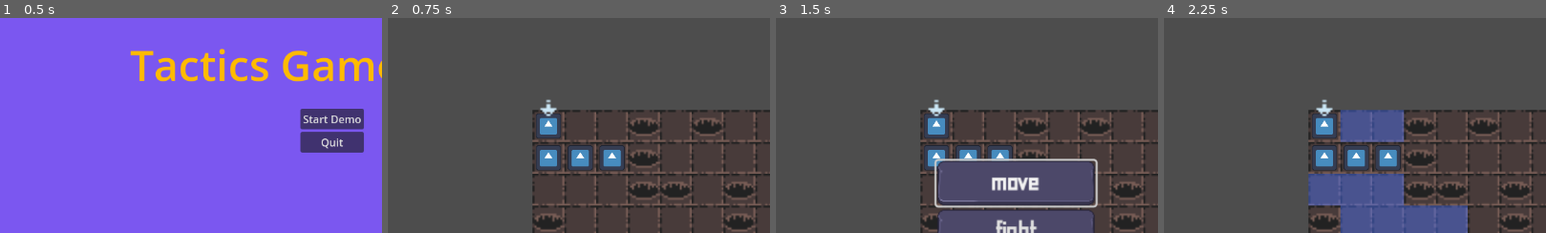
Above: before the commit, frames 1-4 (left to right).
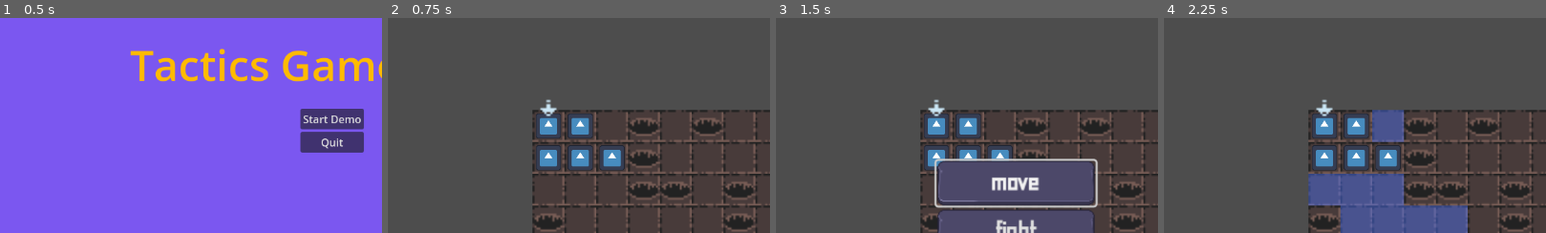
Above: after the commit, the same moments.

Repository: brianhall1313/dungeon-tactics
Game: Godot game, scene res://Scene/start_screen.tscn
Two runs of this game, one before a commit and one after it. Both use one fixed random seed, a clock stepped at 60 frames per second and the inputs below. The engine's default icon, where the game draws it, is replaced by a stand-in: a white triangle on a blue panel in a dark square.
Inputs (mouse positions are % of the whole screen's width and height, from its top left):
- Up to frame 1 (0.5 s): no input
- Up to frame 2 (0.75 s): click "Start Demo" at 0.5 s
- Up to frame 3 (1.5 s): tap Enter at 1.25 s; move the mouse to (83, 15) at 1.27 s
- Up to frame 4 (2.25 s): click "move" at 2 s
The pictures show only the part of the screen within x 7-57%, y 25-75%; the shares and areas given below are measured in that part.

Frame 1 is identical in both runs. In frame 2, 0.5% of the frame differs, in the area x 47-54%, y 44-56%; in frame 3, 0.5%; in frame 4, 1.3%, in the area x 46-55%, y 42-58%.

Commit message:
Change how equipment was handled, combined bestiary and class dictionary into just a class dictionary

Diff:
--- a/Global/Global.gd
+++ b/Global/Global.gd
@@ -3,7 +3,7 @@
 var current_state:State
 var dead_position:Vector2
 var debug:bool = true
-var Character=preload("res://Scene/Character.tscn")
+var character=preload("res://Scene/Character.tscn")
 var cell_size:int = 16
 var current_level:int = 0
 @onready var free_spaces:Array=[4]
--- a/Resources/beast_weapons.gd
+++ /dev/null
@@ -1,24 +0,0 @@
-extends Node
-@export var beast_weapons:Dictionary={}
-@export var data_path="res://Resources/beast_weapons.json"
-# Called when the node enters the scene tree for the first time.
-func _ready():
-	beast_weapons=load_json()
-	if beast_weapons:
-		print('beast_weapons loaded')
-	else:
-		print('failed to load beast_weapons')
-
-func load_json():
-	if FileAccess.file_exists(data_path):
-		var data_file=FileAccess.open(data_path,FileAccess.READ)
-		var parsed_data=JSON.parse_string(data_file.get_as_text())
-		if parsed_data is Dictionary:
-			#print(parsed_data)
-			return parsed_data
-		else:
-			print('parsed data is not a dictionary')
-			return false
-	else:
-		print('Json parse error:file does not exist')
-		return false
--- a/Resources/beast_weapons.json
+++ /dev/null
@@ -1,4 +0,0 @@
-{
-"Bear claws":{"name":"Bear Claws","hands":2,"range":1,"attack_bonus":0,"damage_bonus":2,"add_effects":[]},
-"Bite":{"name":"Bite","hands":2,"range":1,"attack_bonus":0,"damage_bonus":1,"add_effects":[]},
-}
--- a/Resources/bestiary.gd
+++ /dev/null
@@ -1,24 +0,0 @@
-extends Node
-@export var bestiary:Dictionary={}
-@export var data_path="res://Resources/bestiary.json"
-# Called when the node enters the scene tree for the first time.
-func _ready():
-	bestiary=load_json()
-	if bestiary:
-		print('bestiary loaded')
-	else:
-		print('failed to load bestiary')
-
-func load_json():
-	if FileAccess.file_exists(data_path):
-		var data_file=FileAccess.open(data_path,FileAccess.READ)
-		var parsed_data=JSON.parse_string(data_file.get_as_text())
-		if parsed_data is Dictionary:
-			#print(parsed_data)
-			return parsed_data
-		else:
-			print('parsed data is not a dictionary')
-			return false
-	else:
-		print('Json parse error:file does not exist')
-		return false
--- a/Resources/bestiary.json
+++ /dev/null
@@ -1,4 +0,0 @@
-{
-	"Bear":{"class_name":"Bear","tags":["animal","large","strong"],"move":6,"combat":4,"ranged_combat":0,"armor":12,"will":0,"health":14,"equipment":["Bear claws"],"spells":[],"abilities":[],"experience":0,"cost":0},
-	"Wolf":{"class_name":"Wolf","tags":["animal","group fighter"],"move":8,"combat":1,"ranged_combat":0,"armor":10,"will":0,"health":8,"equipment":["Bite"],"spells":[],"abilities":[],"experience":0,"cost":0}
-}
--- a/Resources/class_data.json
+++ b/Resources/class_data.json
@@ -14,5 +14,8 @@
 "templar":{"class_name":"Templar","tags":["humanoid"],"move":6,"combat":4,"ranged_combat":0,"armor":10,"will":1,"health":12,"equipment":["great_weapon","heavy_armor"],"spells":[],"abilities":[],"experience":0,"cost":125},
 "ranger":{"class_name":"Ranger","tags":["humanoid"],"move":7,"combat":2,"ranged_combat":2,"armor":10,"will":2,"health":12,"equipment":["bow","hand_weapon","quiver","light_armor"],"spells":[],"abilities":[],"experience":0,"cost":125},
 "barbarian":{"class_name":"Barbarian","tags":["humanoid"],"move":6,"combat":4,"ranged_combat":0,"armor":10,"will":3,"health":14,"equipment":["great_weapon","dagger"],"spells":[],"abilities":[],"experience":0,"cost":125},
-"marksman":{"class_name":"Marksman","tags":["humanoid"],"move":6,"combat":2,"ranged_combat":2,"armor":10,"will":1,"health":12,"equipment":["crossbow","quiver","hand_weapon","heavy_armor"],"spells":[],"abilities":[],"experience":0,"cost":125}
+"marksman":{"class_name":"Marksman","tags":["humanoid"],"move":6,"combat":2,"ranged_combat":2,"armor":10,"will":1,"health":12,"equipment":["crossbow","quiver","hand_weapon","heavy_armor"],"spells":[],"abilities":[],"experience":0,"cost":125},
+"Bear":{"class_name":"Bear","tags":["animal","large","strong"],"move":6,"combat":4,"ranged_combat":0,"armor":12,"will":0,"health":14,"equipment":["bear claws"],"spells":[],"abilities":[],"experience":0,"cost":0},
+"Wolf":{"class_name":"Wolf","tags":["animal","group fighter"],"move":8,"combat":1,"ranged_combat":0,"armor":10,"will":0,"health":8,"equipment":["bite"],"spells":[],"abilities":[],"experience":0,"cost":0},
+
 }
--- a/Resources/range_finder.gd
+++ b/Resources/range_finder.gd
@@ -15,7 +15,7 @@
 func targets_in_range_basic(board_state, character):
 	construct_astar()
 	var targets:Array=[]
-	var attack_range=character.equipment[character.current_weapon]['range']
+	var attack_range=Weapons.weapons_dictionary[character.equipment[character.current_weapon]]['range']
 	for row in range(len(board_state)):
 		for column in range(len(board_state[0])):
 			var range_to_tile=abs(row-character.grid_position.x)+abs(column-character.grid_position.y)
@@ -29,7 +29,7 @@
 func targets_in_full_range(board_state,character):
 	construct_astar()
 	var targets:Array=[]
-	var attack_range=character.equipment[character.current_weapon]['range']+character.move
+	var attack_range=Weapons.weapons_dictionary[character.equipment[character.current_weapon]]['range']+character.move
 	for row in range(len(board_state)):
 		for column in range(len(board_state[0])):
 			var range_to_tile=abs(row-character.grid_position.x)+abs(column-character.grid_position.y)
@@ -60,7 +60,7 @@
 func targets_from_space(board_state,character,space):
 	construct_astar()
 	var targets:Array=[]
-	var attack_range=character.equipment[character.current_weapon]['range']
+	var attack_range=Weapons.weapons_dictionary[character.equipment[character.current_weapon]]['range']
 	for row in range(len(board_state)):
 		for column in range(len(board_state[0])):
 			var range_to_tile=abs(row-space.x)+abs(column-space.y)
@@ -106,7 +106,7 @@
 
 
 func tiles_in_attack_range(board_state,character):
-	var attack_range:int=character.equipment[character.current_weapon]['range']+1
+	var attack_range:int=Weapons.weapons_dictionary[character.equipment[character.current_weapon]]['range']+1
 	var tiles_in_range:Array=[]
 	var test_path
 	construct_astar()
--- a/Resources/spells_and_abilities.gd
+++ b/Resources/spells_and_abilities.gd
@@ -37,9 +37,9 @@
 						'job':job,
 						'spells':[],
 						'abilities':[],
-						'tags':Bestiary.bestiary[job]['tags'],
-						'equipment':Bestiary.bestiary[job]["equipment"],
-						'stats':Bestiary.bestiary[job]
+						'tags':ClassData.class_dictionary[job]['tags'],
+						'equipment':ClassData.class_dictionary[job]["equipment"],
+						'stats':ClassData.class_dictionary[job]
 						}
 	GlobalSignalBus.summoning.emit(summon)
 
--- a/Resources/weapons.json
+++ b/Resources/weapons.json
@@ -1,9 +1,11 @@
 {"dagger":{"name":"Dagger","hands":1,"range":1,"attack_bonus":0,"damage_bonus":-1,"add_effects":[]},
 "unarmed":{"name":"Unarmed","hands":2,"range":1,"attack_bonus":-2,"damage_bonus":-2,"add_effects":[]},
 "sword":{"name":"Sword","hands":1,"range":1,"attack_bonus":0,"damage_bonus":0,"add_effects":[]},
-"axe":{"name":"Axe","hands":1,"range":1,"attack_bonus":-1,"damage_bonus":1,"add_effects":[]},
+"axe":{"name":"Axe","hands":1,"range":1,"attack_bonus":-1,"damage_bonus":2,"add_effects":[]},
 "great_weapon":{"name":"Greatsword","hands":2,"range":1,"attack_bonus":0,"damage_bonus":2,"add_effects":[]},
-"staff":{"name":"Staff","hands":2,"range":1,"attack_bonus":0,"damage_bonus":-1,"add_effects":["staff_defense_bonus"]},
+"staff":{"name":"Staff","hands":2,"range":1,"attack_bonus":0,"damage_bonus":-1,"add_effects":[]},
 "bow":{"name":"Bow","hands":2,"range":5,"attack_bonus":0,"damage_bonus":0,"add_effects":[]},
 "crossbow":{"name":"Crossbow","hands":2,"range":5,"attack_bonus":0,"damage_bonus":2,"add_effects":[],"reload":false},
+"bear claws":{"name":"Bear Claws","hands":2,"range":1,"attack_bonus":0,"damage_bonus":2,"add_effects":[]},
+"bite":{"name":"Bite","hands":2,"range":1,"attack_bonus":0,"damage_bonus":1,"add_effects":[]},
 }
--- a/Scene/Character.gd
+++ b/Scene/Character.gd
@@ -1,3 +1,4 @@
+class_name Character
 extends AnimatedSprite2D
 
 @export var character_name:String="Default"
@@ -13,11 +14,12 @@
 @export var health:int = 5
 @export var current_health:int=health
 @export var current_weapon:String="weapon"
-@export var equipment:Dictionary={'weapon':{'name':'dagger','range':1,'attack_bonus':1,'damage_bonus':-1},
-									'ranged_weapon':{'name':'Bow','range':5,'attack_bonus':1,'damage_bonus':0},
-									'armor':{'name':'shirt','bonus':0},
-									'accessory 1':{},
-									'accessory 2':{}
+@export var equipment:Dictionary={'weapon':'dagger',
+									'ranged_weapon':'Bow',
+									'off_hand':'',
+									'armor':'unarmored',
+									'accessory 1':'',
+									'accessory 2':''
 									}
 @export var spells:Array=[]
 @export var abilities:Array=[]
@@ -56,41 +58,24 @@
 	if 'tags' in character_data:
 		self.tags=character_data['tags']
 	else:
-		if 'humanoid' in tags:
-			self.tags=ClassData.class_dictionary[self.job]['tags'].duplicate()
-		else:
-			self.tags=Bestiary[self.job]['tags'].duplicate()
+		self.tags=ClassData.class_dictionary[self.job]['tags'].duplicate()
 	if 'stats' in character_data:
 		stat_setup(character_data['stats'])
 	else:
-		if 'humanoid' in tags:
-			stat_setup(ClassData.class_dictionary[self.job])
-		else:
-			stat_setup(Bestiary[self.job])
+		stat_setup(ClassData.class_dictionary[self.job])
+
 	if 'equipment' in character_data:
-		if 'humanoid' in tags:
-			equipment_setup(character_data['equipment'])
-		else:
-			equipment['weapon']=BeastWeapons.beast_weapons[character_data['equipment'][0]].duplicate()
-	else:
-		if 'humanoid' in tags:
-			equipment_setup(ClassData.class_dictionary[self.job]['equipment'])
-		else:
-			equipment['weapon']=BeastWeapons.beast_weapons[Bestiary[self.job]['equipment'][0]].duplicate()
+		equipment_setup(character_data['equipment'])
+	else:
+		equipment_setup(ClassData.class_dictionary[self.job]['equipment'])
 	if 'spells' in character_data:
 		spell_setup(character_data['spells'])
 	else:
-		if 'humanoid' in tags:
-			spell_setup(ClassData.class_dictionary[self.job]['spells'])
-		else:
-			spell_setup(Bestiary[self.job]['spells'])
+		spell_setup(ClassData.class_dictionary[self.job]['spells'])
 	if 'abilities' in character_data:
 		ability_setup(character_data['abilities'])
 	else:
-		if 'humanoid' in tags:
-			ability_setup(ClassData.class_dictionary[self.job]['abilities'])
-		else:
-			ability_setup(Bestiary[self.job]['abilities'])
+		ability_setup(ClassData.class_dictionary[self.job]['abilities'])
 	select_weapon(false)
 	turn_start()
 
@@ -108,20 +93,23 @@
 func equipment_setup(new_equipment:Array):
 	equipment={}
 	for x in new_equipment:
-		print(x)
 		if Weapons.weapons_dictionary.has(x):
 			if Weapons.weapons_dictionary[x]['range']<2:
-				equipment['weapon']=Weapons.weapons_dictionary[x].duplicate()
+				equipment['weapon']=x
 			else:
-				equipment['ranged_weapon']=Weapons.weapons_dictionary[x].duplicate()
+				equipment['ranged_weapon']=x
 		elif Armor.armor_dictionary.has(x):
-			equipment[x]=Armor.armor_dictionary[x].duplicate()
+			if Armor.armor_dictionary[x]["type"]=='shield':
+				self.equipment['off_hand']=x
+			else:
+				equipment['armor']=x
 	print(equipment)
 	calculate_armor()
 	if equipment.has('weapon'):
 		current_weapon = 'weapon'
 	else:
-		equipment['weapon']=Weapons.weapons_dictionary['unarmed'].duplicate()
+		equipment['weapon']='unarmed'
+		current_weapon ='weapon'
 	if equipment.has('ranged_weapon'):
 		current_weapon = 'ranged_weapon'
 
@@ -147,14 +135,14 @@
 func get_attack():
 	var bonus:int
 	if current_weapon=='weapon':
-		bonus=equipment[current_weapon]['attack_bonus']+combat
-	else:
-		bonus=equipment[current_weapon]['attack_bonus']+ranged_combat
+		bonus=Weapons.weapons_dictionary[equipment[current_weapon]]['attack_bonus']+combat
+	else:
+		bonus=Weapons.weapons_dictionary[equipment[current_weapon]]['attack_bonus']+ranged_combat
 	return bonus
 
 func get_damage_bonus():
 	var bonus:int
-	bonus=equipment[current_weapon]['damage_bonus']
+	bonus=Weapons.weapons_dictionary[equipment[current_weapon]]['damage_bonus']
 	return bonus
 
 func turn(turn_action):
@@ -214,11 +202,11 @@
 
 func calculate_armor():
 	for x in equipment:
-		if equipment[x].has("type"):
-			if equipment[x].has("bonus"):
-				self.armor+=equipment[x]["bonus"]
-			if equipment[x].has("move_modifier"):
-				self.move+=equipment[x]['move_modifier']
+		if equipment[x] in Armor.armor_dictionary:
+			self.armor += Armor.armor_dictionary[equipment[x]]['bonus']
+		elif equipment[x] == 'staff':
+			#Staff armor bonus
+			self.armor += 1
 
 
 func export_save_data():
@@ -226,7 +214,7 @@
 		"character_name":self.character_name,
 		"job":self.job,
 		"tags":self.tags.duplicate(),
-		"equipment":self.equipment.duplicate(true),
+		"equipment":self.equipment.duplicate(),
 		"spells":self.spells.duplicate(),
 		"abilities":self.abilities.duplicate(),
 		"experience":self.experience,
--- a/Scene/Map.gd
+++ b/Scene/Map.gd
@@ -5,8 +5,6 @@
 @onready var battle_lists=$battle_lists
 @onready var players_list
 @onready var enemies_list
-@onready var selected_ui=$CanvasLayer/selected_character_info
-@onready var targeted_ui=$CanvasLayer/targeted_character_info
 @onready var action:String=''
 
 var dir:Dictionary={"Down":Vector2i(0,1),"Up":Vector2i(0,-1),"Left":Vector2i(-1,0),"Right":Vector2i(1,0)}
@@ -26,7 +24,12 @@
 
 var in_attack_range:Array=[]
 
-
+signal update_selected_ui(character)
+signal show_selected_ui
+signal hide_selected_ui
+signal update_targeted_ui(character)
+signal show_targeted_ui
+signal hide_targeted_ui
 signal pass_board_state(board)
 signal ai_list_handover(list)
 # Called when the node enters the scene tree for the first time.
@@ -50,12 +53,7 @@
 	rangedfightstar=AStarGrid2D.new()
 
 	GlobalSignalBus.update_board.emit()
-	ui_update()
-# Called every frame. 'delta' is the elapsed time since the previous frame.
-
-
-func _process(_delta):
-	pass
+
 
 func connected_to_signal_bus():
 	GlobalSignalBus.connect('update_board',_on_update_board)
@@ -155,23 +153,23 @@
 		if current_character:
 			if is_character==current_character:
 				selected_character=is_character
-				selected_ui.update(selected_character)
-				selected_ui.show()
-				targeted_ui.hide()
+				update_selected_ui.emit(selected_character)
+				show_selected_ui.emit()
+				hide_targeted_ui.emit()
 
 			else:
 				targeted_character=is_character
-				targeted_ui.update(targeted_character)
-				targeted_ui.show()
+				update_targeted_ui.emit(targeted_character)
+				show_targeted_ui.emit()
 		else:
 			selected_character=is_character
-			selected_ui.update(selected_character)
-			selected_ui.show()
-			targeted_ui.hide()
+			update_selected_ui.emit(selected_character)
+			show_selected_ui.emit()
+			hide_targeted_ui.emit()
 	else:
-		targeted_ui.hide()
+		hide_targeted_ui.emit()
 		if Global.current_state and Global.current_state.name != 'movement_selection':
-			selected_ui.hide()
+			hide_selected_ui.emit()
 	if Global.current_state:
 		if Global.current_state.name == 'fight_selection':
 			clear_layer(2)
@@ -480,6 +478,11 @@
 						'faction':'player',
 						'job':'ranger'
 						}
+	var test_character5={'character_name':'Knorki',
+						'default_position':Vector2i(1,0),
+						'faction':'player',
+						'job':'knight'
+						}
 
 
 
@@ -488,6 +491,7 @@
 	battle_lists.add_character(test_character2)
 	battle_lists.add_character(test_character3)
 	battle_lists.add_character(test_character4)
+	battle_lists.add_character(test_character5)
 
 
 func setup_level(level):
--- a/Scene/Map.tscn
+++ b/Scene/Map.tscn
@@ -13,11 +13,7 @@
 [ext_resource type="PackedScene" uid="uid://dgc22y5uorvtp" path="res://Scene/BattleLists.tscn" id="6_qg3yy"]
 [ext_resource type="Texture2D" uid="uid://c4y56ad41nemf" path="res://textures/reticle.png" id="6_tgq7n"]
 [ext_resource type="Texture2D" uid="uid://brqy3ufkygnll" path="res://textures/purple_indicator_panel.png" id="9_olphb"]
-[ext_resource type="PackedScene" uid="uid://r8mhoiii4nhu" path="res://Scene/field_menu.tscn" id="13_ushiy"]
 [ext_resource type="PackedScene" uid="uid://ccnqpbi2cakl6" path="res://Scene/fight_menu.tscn" id="14_l63jg"]
-[ext_resource type="Script" path="res://Scene/combat_log.gd" id="16_k84q2"]
-[ext_resource type="Theme" uid="uid://5fu88ou1dk5" path="res://Resources/dungeon_theme.tres" id="16_lckb1"]
-[ext_resource type="PackedScene" uid="uid://ccsje0piy6svi" path="res://Scene/selected_character_info.tscn" id="19_vapic"]
 
 [sub_resource type="TileSetAtlasSource" id="TileSetAtlasSource_y8y1k"]
 texture = ExtResource("1_13gvn")
@@ -102,63 +98,6 @@
 
 [node name="fight_menus" parent="." instance=ExtResource("14_l63jg")]
 
-[node name="CanvasLayer" type="CanvasLayer" parent="."]
-layer = 3
-
-[node name="field_menu" parent="CanvasLayer" instance=ExtResource("13_ushiy")]
-metadata/_edit_use_anchors_ = true
-
-[node name="PanelContainer" type="PanelContainer" parent="CanvasLayer"]
-z_index = -1
-offset_left = 768.0
-offset_right = 1152.0
-offset_bottom = 192.0
-theme = ExtResource("16_lckb1")
-
-[node name="log_margin" type="MarginContainer" parent="CanvasLayer/PanelContainer"]
-layout_mode = 2
-theme_override_constants/margin_left = 5
-theme_override_constants/margin_top = 5
-theme_override_constants/margin_right = 5
-theme_override_constants/margin_bottom = 5
-
-[node name="combat_log" type="RichTextLabel" parent="CanvasLayer/PanelContainer/log_margin"]
-layout_mode = 2
-text = " Combat Log
-"
-scroll_following = true
-script = ExtResource("16_k84q2")
-
-[node name="selected_character_info" parent="CanvasLayer" instance=ExtResource("19_vapic")]
-z_index = -1
-anchors_preset = 2
-anchor_top = 1.0
-anchor_bottom = 1.0
-offset_top = -88.0
-offset_right = 248.0
-offset_bottom = 0.0
-grow_vertical = 0
-size_flags_horizontal = 0
-size_flags_vertical = 8
-
-[node name="targeted_character_info" parent="CanvasLayer" instance=ExtResource("19_vapic")]
-z_index = -1
-anchors_preset = 3
-anchor_left = 1.0
-anchor_top = 1.0
-anchor_right = 1.0
-anchor_bottom = 1.0
-offset_left = -224.0
-offset_top = -88.0
-offset_right = -72.0
-offset_bottom = -35.0
-grow_horizontal = 0
-grow_vertical = 0
-size_flags_horizontal = 0
-size_flags_vertical = 8
-
 [connection signal="fight_selected" from="fight_menus" to="." method="_on_fight_menu_fight_selected"]
 [connection signal="movement_selected" from="fight_menus" to="." method="_on_fight_menu_movement_selected"]
 [connection signal="turn_end_selected" from="fight_menus" to="." method="_on_fight_menu_turn_end_selected"]
-[connection signal="continue_pressed" from="CanvasLayer/field_menu" to="." method="_on_field_menu_continue_pressed"]
-[connection signal="end_turn_pressed" from="CanvasLayer/field_menu" to="." method="_on_field_menu_end_turn_pressed"]
--- a/Scene/encounter_manager.gd
+++ b/Scene/encounter_manager.gd
@@ -6,7 +6,7 @@
 @export var default_turn:String='player'
 @export var victory:Array=['Defeat all enemies']
 @onready var map=$Map
-var ai_skip_turn=false
+var ai_skip_turn=true
 
 # Called when the node enters the scene tree for the first time.
 func _ready():
--- a/Scene/encounter_manager.tscn
+++ b/Scene/encounter_manager.tscn
@@ -1,8 +1,9 @@
-[gd_scene load_steps=14 format=3 uid="uid://0j8kw0k5bi27"]
+[gd_scene load_steps=15 format=3 uid="uid://0j8kw0k5bi27"]
 
 [ext_resource type="Script" path="res://Scene/encounter_manager.gd" id="1_2augq"]
 [ext_resource type="PackedScene" uid="uid://b8o77r1wrb1e" path="res://Scene/Map.tscn" id="2_1j2if"]
 [ext_resource type="PackedScene" uid="uid://6smikba3wpea" path="res://Scene/finite_state_machine.tscn" id="3_ftqpm"]
+[ext_resource type="PackedScene" uid="uid://bq6183acl4rtv" path="res://Scene/ui.tscn" id="3_u86am"]
 [ext_resource type="PackedScene" uid="uid://cncg22787ydoo" path="res://Scene/grid_interact.tscn" id="4_lav4m"]
 [ext_resource type="PackedScene" uid="uid://by4ql4qsokv0d" path="res://Scene/character_interaction.tscn" id="5_1axpy"]
 [ext_resource type="PackedScene" uid="uid://dmkiucyrdgyhc" path="res://Scene/movement_selection.tscn" id="6_d1ri7"]
@@ -18,6 +19,8 @@
 script = ExtResource("1_2augq")
 
 [node name="Map" parent="." instance=ExtResource("2_1j2if")]
+
+[node name="UI" parent="." instance=ExtResource("3_u86am")]
 
 [node name="FiniteStateMachine" parent="." instance=ExtResource("3_ftqpm")]
 
@@ -49,7 +52,13 @@
 autoplay = true
 
 [connection signal="ai_list_handover" from="Map" to="ai_manager" method="_on_map_ai_list_handover"]
+[connection signal="hide_selected_ui" from="Map" to="UI" method="_on_map_hide_selected_ui"]
+[connection signal="hide_targeted_ui" from="Map" to="UI" method="_on_map_hide_targeted_ui"]
 [connection signal="pass_board_state" from="Map" to="ai_manager" method="_on_map_pass_board_state"]
+[connection signal="show_selected_ui" from="Map" to="UI" method="_on_map_show_selected_ui"]
+[connection signal="show_targeted_ui" from="Map" to="UI" method="_on_map_show_targeted_ui"]
+[connection signal="update_selected_ui" from="Map" to="UI" method="_on_map_update_selected_ui"]
+[connection signal="update_targeted_ui" from="Map" to="UI" method="_on_map_update_targeted_ui"]
 [connection signal="ready" from="FiniteStateMachine" to="." method="_on_finite_state_machine_ready"]
 [connection signal="escape_pressed" from="FiniteStateMachine/grid_interact" to="Map" method="_on_grid_interact_escape_pressed"]
 [connection signal="grid_interaction" from="FiniteStateMachine/grid_interact" to="Map" method="_on_grid_interact_grid_interaction"]
--- a/Scene/party_list.gd
+++ b/Scene/party_list.gd
@@ -43,7 +43,7 @@
 
 
 func add(character_data):
-	var new_character=Global.Character.instantiate()
+	var new_character=Global.character.instantiate()
 	add_child(new_character)
 	var children=get_children()
 	for x in children:
--- /dev/null
+++ b/Scene/ui.gd
@@ -0,0 +1,31 @@
+extends CanvasLayer
+
+@onready var selected=$selected_character_info
+@onready var targeted=$targeted_character_info
+
+
+
+
+
+func _on_map_hide_selected_ui():
+	selected.hide()
+
+
+func _on_map_hide_targeted_ui():
+	targeted.hide()
+
+
+func _on_map_show_selected_ui():
+	selected.show()
+
+
+func _on_map_show_targeted_ui():
+	targeted.show()
+
+
+func _on_map_update_selected_ui(character):
+	selected.update(character)
+
+
+func _on_map_update_targeted_ui(character):
+	targeted.update(character)
--- /dev/null
+++ b/Scene/ui.tscn
@@ -0,0 +1,63 @@
+[gd_scene load_steps=6 format=3 uid="uid://bq6183acl4rtv"]
+
+[ext_resource type="Script" path="res://Scene/ui.gd" id="1_l51oo"]
+[ext_resource type="PackedScene" uid="uid://r8mhoiii4nhu" path="res://Scene/field_menu.tscn" id="1_p5vc8"]
+[ext_resource type="Theme" uid="uid://5fu88ou1dk5" path="res://Resources/dungeon_theme.tres" id="2_ibbuu"]
+[ext_resource type="Script" path="res://Scene/combat_log.gd" id="3_q6cjd"]
+[ext_resource type="PackedScene" uid="uid://ccsje0piy6svi" path="res://Scene/selected_character_info.tscn" id="4_821gf"]
+
+[node name="UI" type="CanvasLayer"]
+layer = 3
+script = ExtResource("1_l51oo")
+
+[node name="field_menu" parent="." instance=ExtResource("1_p5vc8")]
+metadata/_edit_use_anchors_ = true
+
+[node name="PanelContainer" type="PanelContainer" parent="."]
+z_index = -1
+offset_left = 768.0
+offset_right = 1152.0
+offset_bottom = 192.0
+theme = ExtResource("2_ibbuu")
+
+[node name="log_margin" type="MarginContainer" parent="PanelContainer"]
+layout_mode = 2
+theme_override_constants/margin_left = 5
+theme_override_constants/margin_top = 5
+theme_override_constants/margin_right = 5
+theme_override_constants/margin_bottom = 5
+
+[node name="combat_log" type="RichTextLabel" parent="PanelContainer/log_margin"]
+layout_mode = 2
+text = " Combat Log
+"
+scroll_following = true
+script = ExtResource("3_q6cjd")
+
+[node name="selected_character_info" parent="." instance=ExtResource("4_821gf")]
+z_index = -1
+anchors_preset = 2
+anchor_top = 1.0
+anchor_bottom = 1.0
+offset_top = -88.0
+offset_right = 248.0
+offset_bottom = 0.0
+grow_vertical = 0
+size_flags_horizontal = 0
+size_flags_vertical = 8
+
+[node name="targeted_character_info" parent="." instance=ExtResource("4_821gf")]
+z_index = -1
+anchors_preset = 3
+anchor_left = 1.0
+anchor_top = 1.0
+anchor_right = 1.0
+anchor_bottom = 1.0
+offset_left = -224.0
+offset_top = -88.0
+offset_right = -72.0
+offset_bottom = -35.0
+grow_horizontal = 0
+grow_vertical = 0
+size_flags_horizontal = 0
+size_flags_vertical = 8
--- a/project.godot
+++ b/project.godot
@@ -29,8 +29,6 @@
 MovementTools="*res://Resources/movement_tools.gd"
 AttackTools="*res://Resources/attack_tools.gd"
 SpellsAndAbilities="*res://Resources/spells_and_abilities.gd"
-Bestiary="*res://Resources/bestiary.gd"
-BeastWeapons="*res://Resources/beast_weapons.gd"
 Names="*res://Resources/names.gd"
 LevelData="*res://Resources/level_data.gd"
 SaveAndLoad="*res://Resources/save_and_load.gd"
Not shown: 1 places in Scene/Map.tscn that only renumber resources
